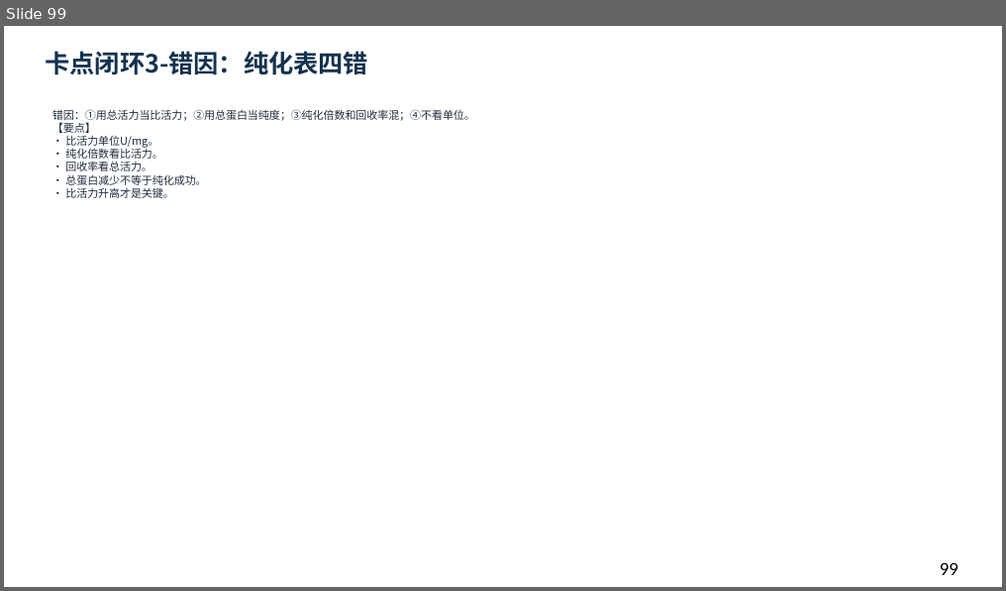
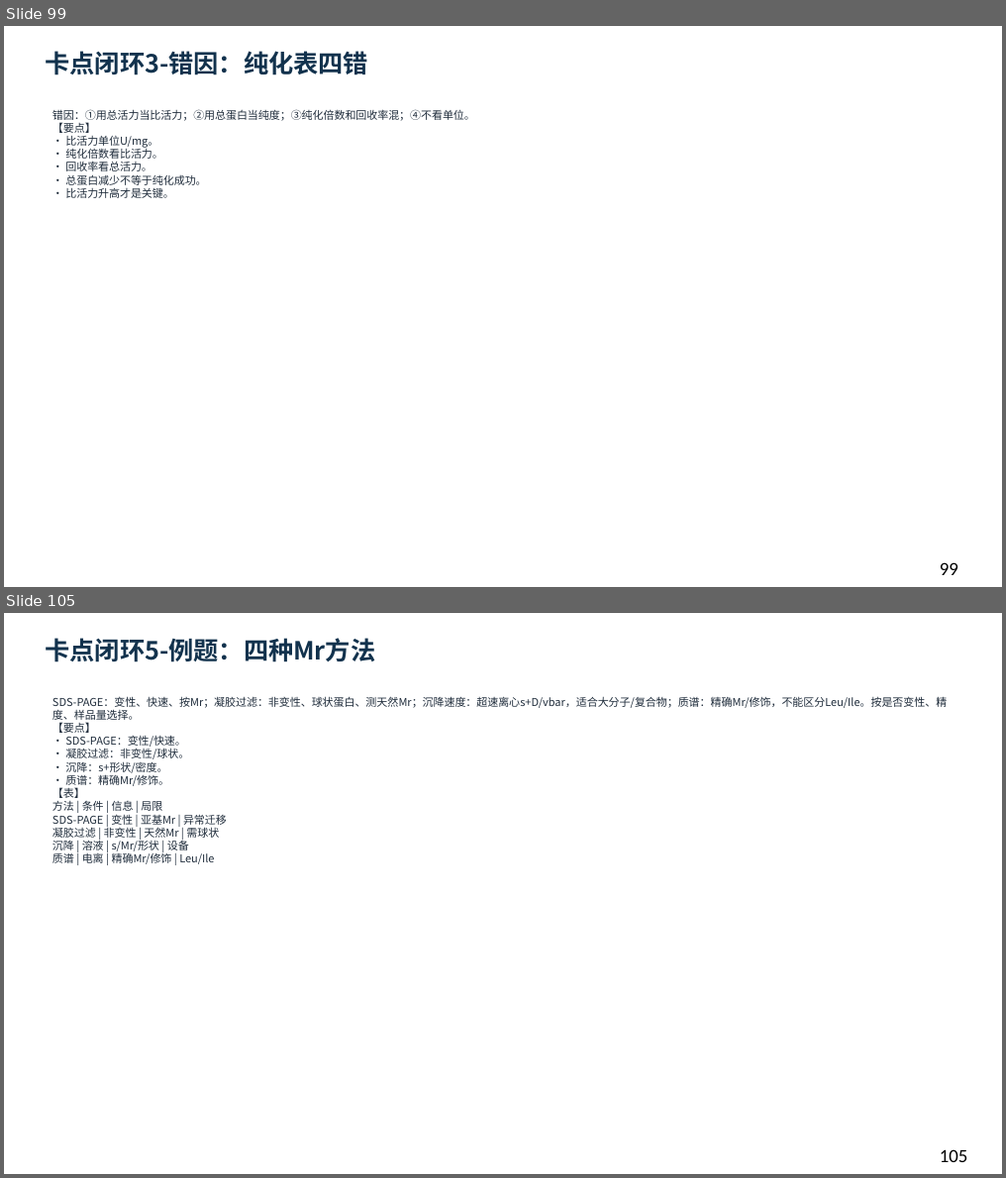
Before and after one commit to newkan-li/Biochemistry, a slide deck: downloads/bc05-ai-style.pptx. Shown one above the other, each under a label of ours: slide 99 before the commit, slides 99 and 105 after it; the slides between them are not shown. The pictures are 1006x591 and 1006x1178 pixels, drawn with LibreOffice and Linux fonts; fonts in the diff are those of the drawing. Boxes give left, top, right and bottom in pixels: in the first picture for what was removed or moved away, otherwise in the second. Text is boxed around its words. In the diff, an @@ line names an element or a change of style, - is before the commit and + after.

```diff
--- a/downloads/bc05-ai-style.pptx
+++ b/downloads/bc05-ai-style.pptx
@@ slide 105 added at <box>4,613,1002,1174</box>, background #FFFFFF @@
@@ text added at <box>45,638,375,663</box>, 24 pt, text #12324D, bold @@
+卡点闭环5-例题：四种Mr方法
@@ text added at <box>53,696,946,864</box>, 10.5 pt, text #202D3C @@
+SDS-PAGE：变性、快速、按Mr；凝胶过滤：非变性、球状蛋白、测天然Mr；沉降速度：超速离心s+D/vbar，适合大分子/复合物；质谱：精确Mr/修饰，不能区分Leu/Ile。按是否变性、精度、样品量选择。
+【要点】
+• SDS-PAGE：变性/快速。
+• 凝胶过滤：非变性/球状。
+• 沉降：s+形状/密度。
+• 质谱：精确Mr/修饰。
+【表】
+方法 | 条件 | 信息 | 局限
+SDS-PAGE | 变性 | 亚基Mr | 异常迁移
+凝胶过滤 | 非变性 | 天然Mr | 需球状
+沉降 | 溶液 | s/Mr/形状 | 设备
+质谱 | 电离 | 精确Mr/修饰 | Leu/Ile
@@ text added at <box>940,1150,968,1162</box>, 18 pt, text #000000 @@
+105
```
Also in this commit, not shown: 1 slide changed, 7 other slides added, 22 other files.
